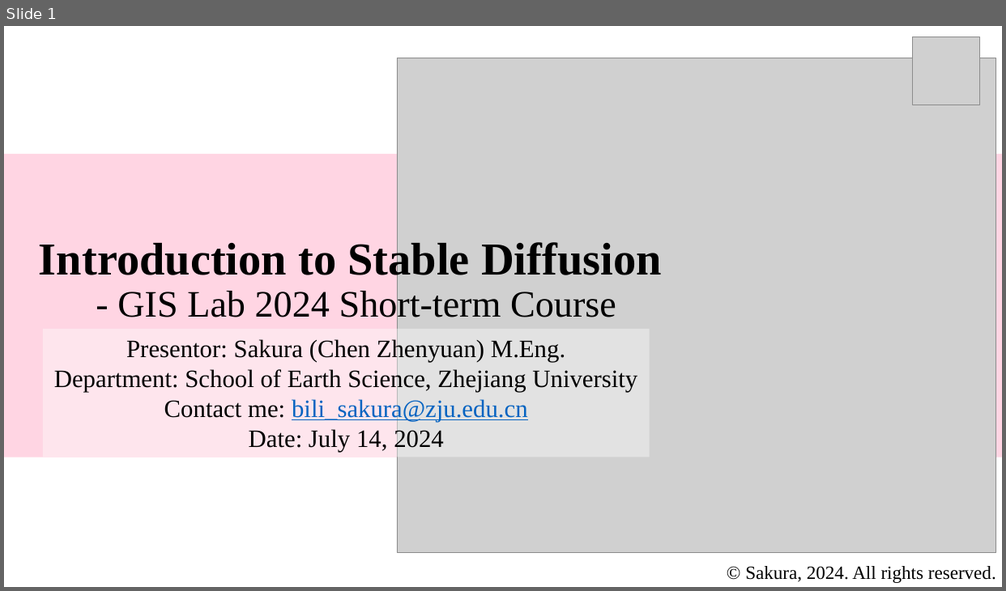
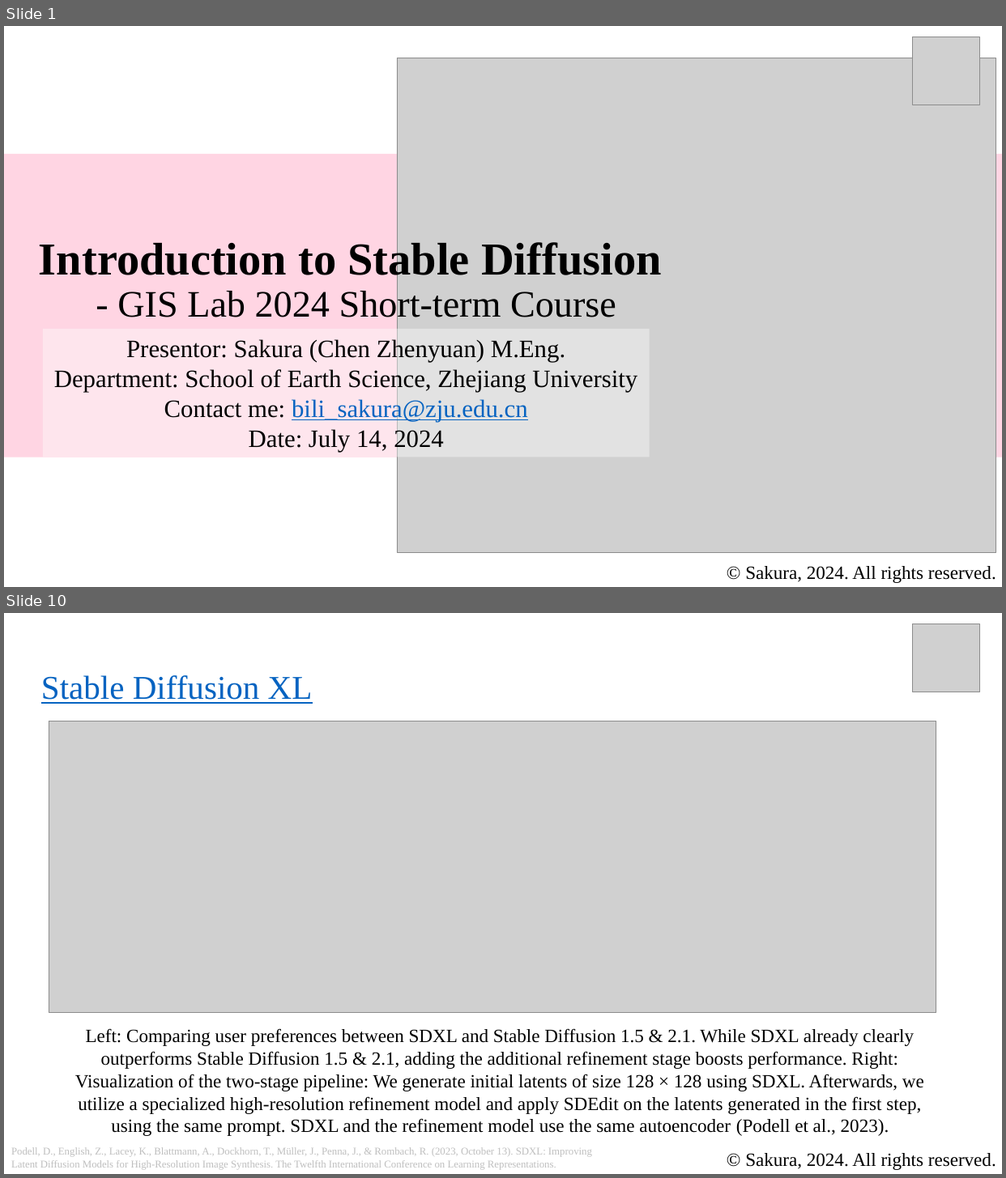
Before and after one commit to Bili-Sakura/GISLab-Short-Term-Course, a slide deck: lectures/Introduction_to_Stable_Diffusions_with_Codes.pptx. Shown one above the other, each under a label of ours: slide 1 before the commit, slides 1 and 10 after it; the slides between them are not shown. The pictures are 1006x591 and 1006x1178 pixels, drawn with LibreOffice and Linux fonts; fonts in the diff are those of the drawing; grey boxes stand for pictures. Boxes give left, top, right and bottom in pixels: in the first picture for what was removed or moved away, otherwise in the second. Text is boxed around its words. In the diff, an @@ line names an element or a change of style, - is before the commit and + after.

```diff
--- a/lectures/Introduction_to_Stable_Diffusions_with_Codes.pptx
+++ b/lectures/Introduction_to_Stable_Diffusions_with_Codes.pptx
@@ slide 10 added at (4, 613, 1002, 1174), background #FFFFFF @@
@@ picture added at (913, 624, 980, 692) @@
@@ text added at (41, 675, 313, 704), 32 pt, text #0563C1, underline @@
+  Stable Diffusion XL
@@ picture added at (49, 721, 937, 1013) @@
@@ text added at (75, 1029, 924, 1136), 18 pt, text #000000 @@
+Left: Comparing user preferences between SDXL and Stable Diffusion 1.5 & 2.1. While SDXL already clearly outperforms Stable Diffusion 1.5 & 2.1, adding the additional refinement stage boosts performance. Right: Visualization of the two-stage pipeline: We generate initial latents of size 128 × 128 using SDXL. Afterwards, we utilize a specialized high-resolution refinement model and apply SDEdit on the latents generated in the first step, using the same prompt. SDXL and the refinement model use the same autoencoder (Podell et al., 2023).
@@ text added at (11, 1148, 592, 1170), 10 pt, text #BFBFBF @@
+Podell, D., English, Z., Lacey, K., Blattmann, A., Dockhorn, T., Müller, J., Penna, J., & Rombach, R. (2023, October 13). SDXL: Improving Latent Diffusion Models for High-Resolution Image Synthesis. The Twelfth International Conference on Learning Representations.
@@ text added at (745, 1153, 996, 1170), 18 pt, text #000000 @@
+© Sakura, 2024. All rights reserved.
```
Also in this commit, not shown: 3 slides changed, 13 other slides added, 1 slide removed, 2 other files.
